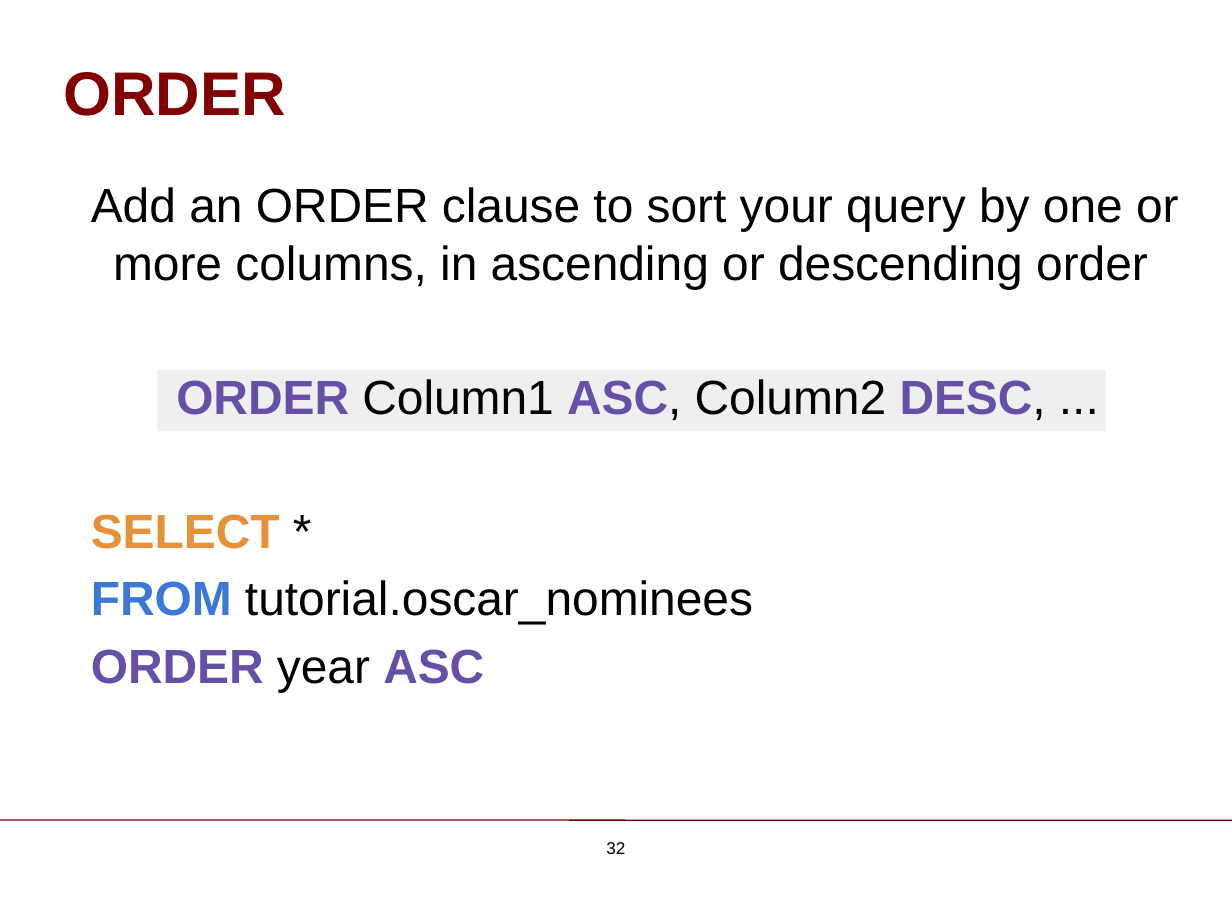
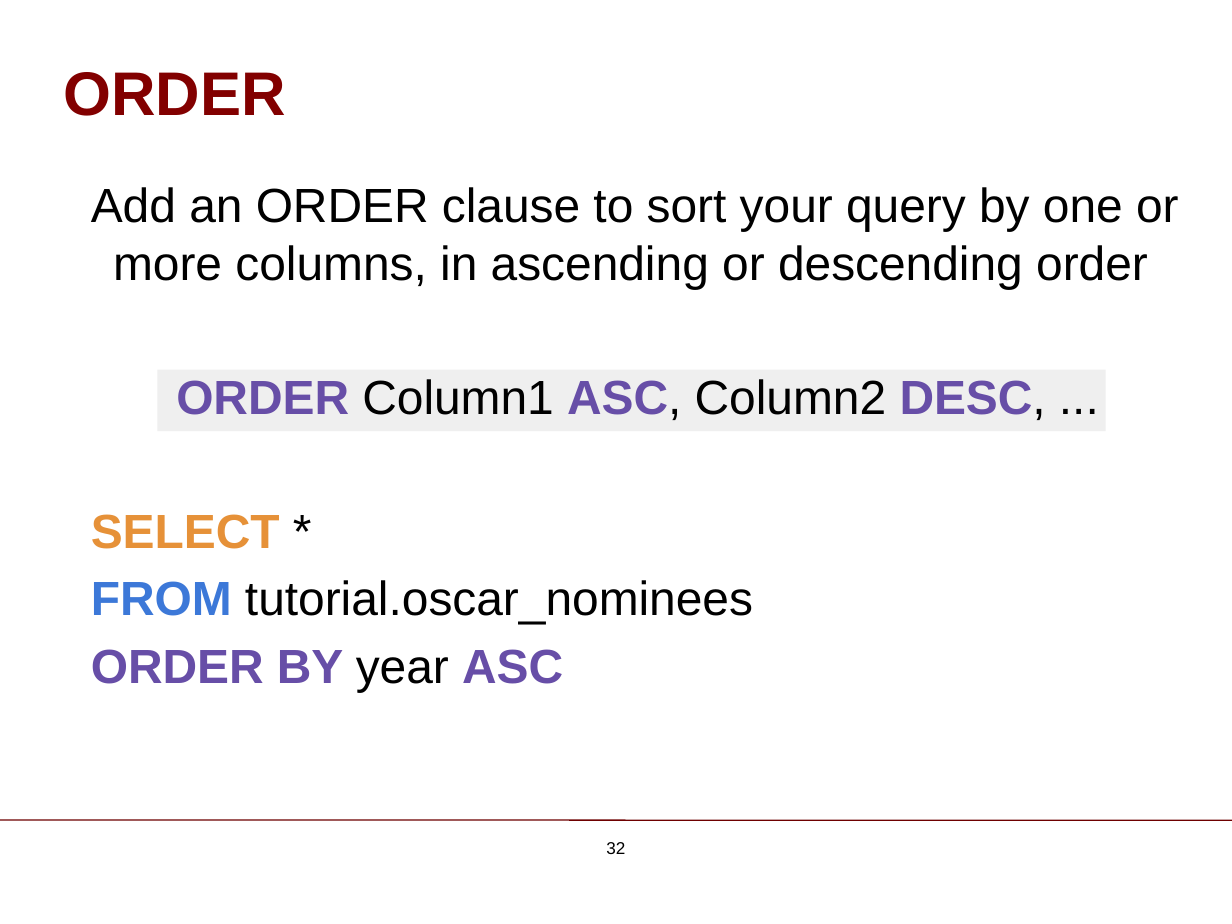
Before and after one commit to ChicagoBoothAnalytics/site, a slide deck: slide 32 of zzz MEDIA/SQL Basics.pptx. Drawn at 1232x924 pixels with LibreOffice and Linux fonts; fonts in the diff are those of the drawing; background and template pictures are left out. Boxes give left, top, right and bottom in pixels: in the first picture for what was removed or moved away, otherwise in the second. Text is boxed around its words. In the diff, an @@ line names an element or a change of style, - is before the commit and + after.

```diff
--- a/zzz MEDIA/SQL Basics.pptx
+++ b/zzz MEDIA/SQL Basics.pptx
@@ text at [91,649,563,692]: text changed @@
-ORDER year ASC
+ORDER BY year ASC
```
Also in this commit, not shown: 5 other slides changed.
